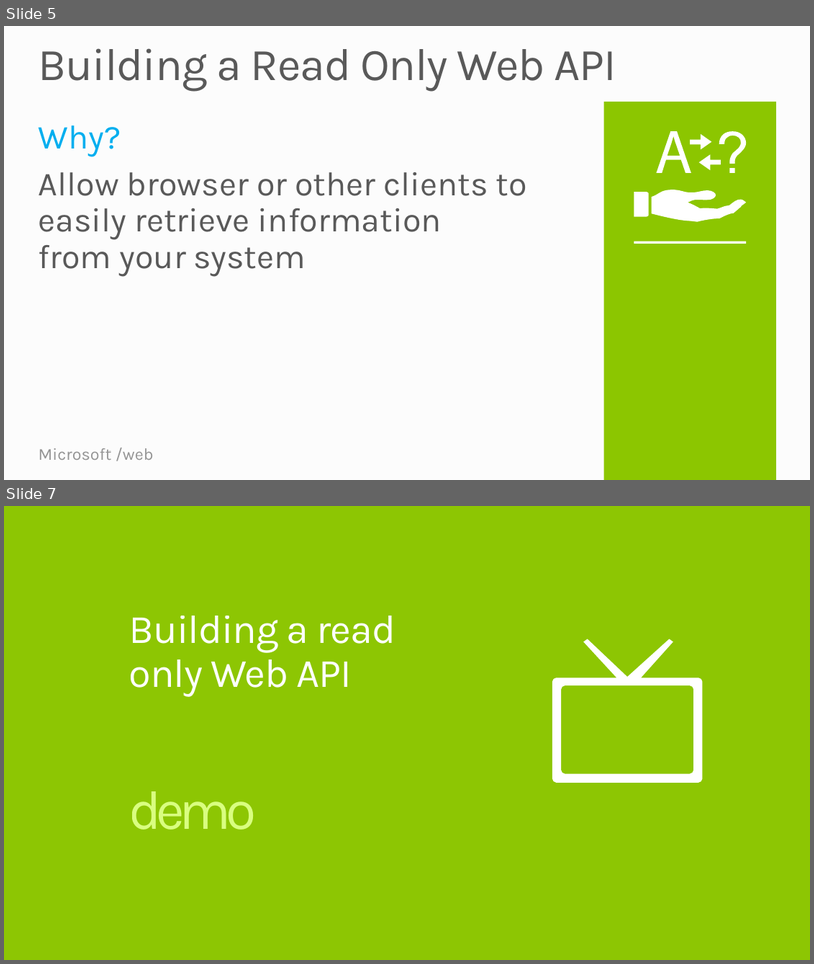
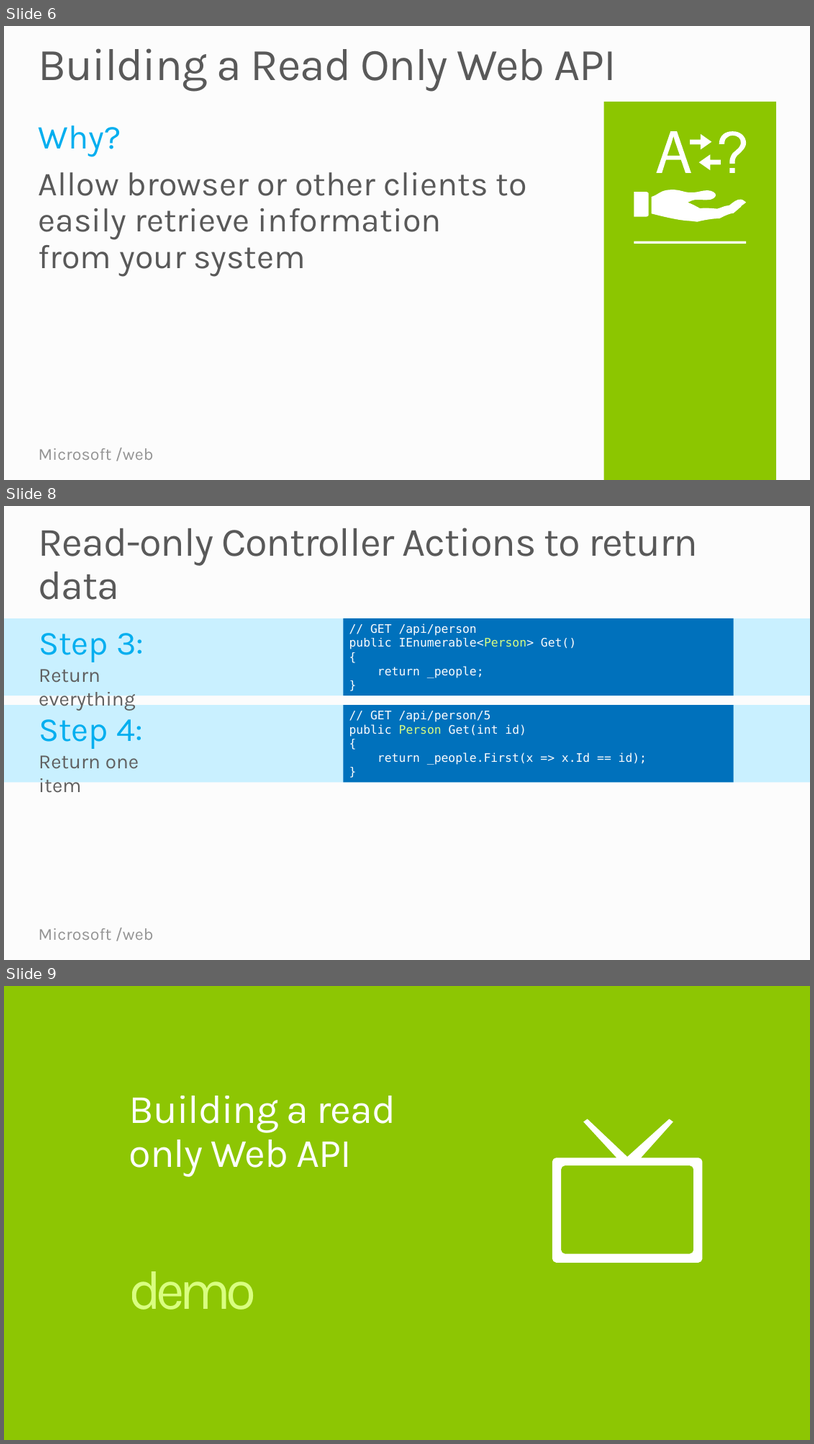
Before and after one commit to Microsoft-Web/WebTK-Presentations, a slide deck: AddingWebApiToASPNETSite/AddingWebApiToASPNETSite.pptx. Shown one above the other, each under a label of ours: slides 5 and 7 before the commit, slides 6, 8 and 9 after it; the slides between them are not shown. The pictures are 814x964 and 814x1444 pixels, drawn with LibreOffice and Linux fonts; fonts in the diff are those of the drawing. Boxes give left, top, right and bottom in pixels: in the first picture for what was removed or moved away, otherwise in the second. Text is boxed around its words. In the diff, an @@ line names an element or a change of style, - is before the commit and + after.

```diff
--- a/AddingWebApiToASPNETSite/AddingWebApiToASPNETSite.pptx
+++ b/AddingWebApiToASPNETSite/AddingWebApiToASPNETSite.pptx
@@ slide 8 added at [4, 506, 810, 960], background #FCFCFC; not listed: 2 template elements that a slide beside it also shows @@
@@ title added at [39, 528, 698, 600], 48 pt, text #595959 @@
+Read-only Controller Actions to return data
@@ rectangle added at [4, 618, 810, 696], fill #C9F0FF @@
@@ text added at [39, 633, 144, 710], 24 pt, text #5F5F5F @@
+Step 3:
+Return everything
@@ rectangle added at [343, 618, 733, 695], fill #0071BC, 14 pt, text #FFFFFF @@
+// GET /api/person
+public IEnumerable<Person> Get()
+{
+return _people;
+}
@@ rectangle added at [4, 705, 810, 782], fill #C9F0FF @@
@@ text added at [39, 719, 143, 797], 24 pt, text #5F5F5F @@
+Step 4:
+Return one item
@@ rectangle added at [343, 705, 733, 782], fill #0071BC, 14 pt, text #FFFFFF @@
+// GET /api/person/5
+public Person Get(int id)
+{
+return _people.First(x => x.Id == id);
+}
@@ what was slide 5 is now slide 6 @@
@@ what was slide 7 is now slide 9 @@
```
Also in this commit, not shown: 1 slide changed, 5 other slides added, 7 slides removed.
